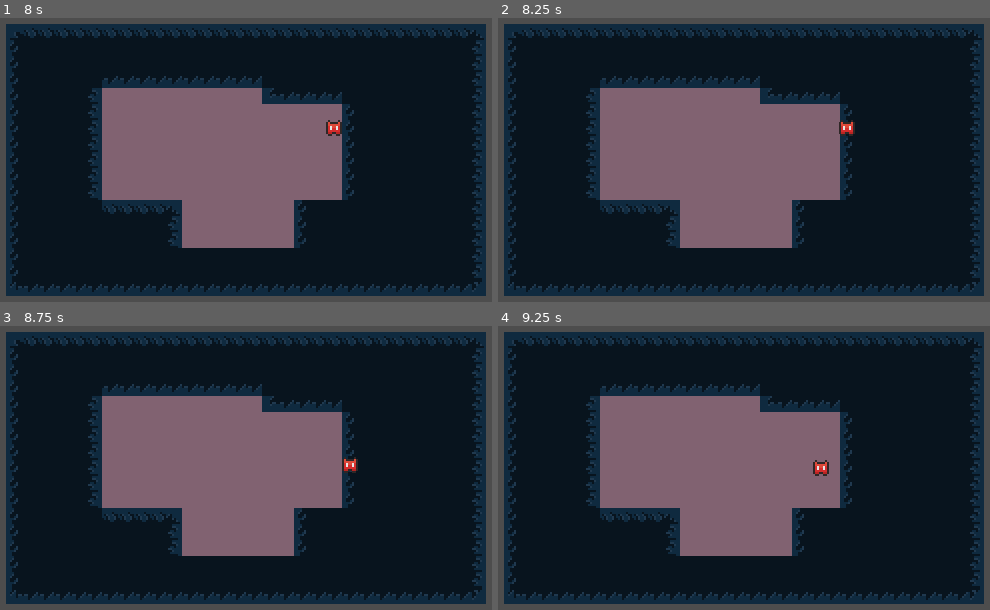
Above: before the commit, frames 1-4 (two rows, left to right).
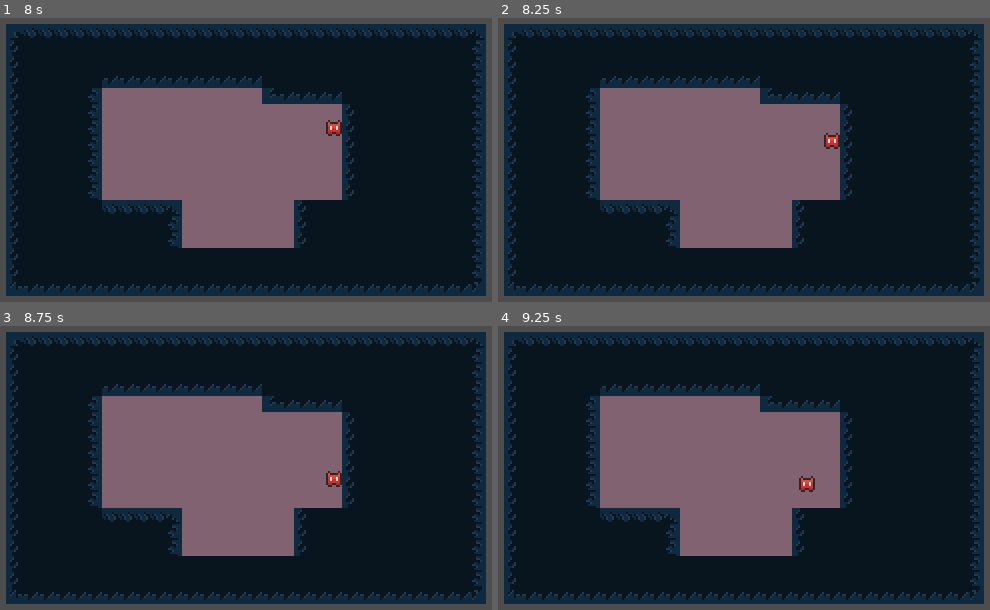
Above: after the commit, the same moments.

Repository: SandroMaglione/fukai
Game: Godot game, scene res://scenes/dungeon.tscn
The game is run twice, just before and just after one commit, with the same random seed, the same clock (stepped at 60 frames per second) and the same inputs.
Inputs:
- Up to frame 1 (8 s): tap Enter at 0.5 s; hold Right (move_right) 0.53-1.28 s; hold Down (move_down) 1.28-2.03 s; hold Right (move_right) 2.03-2.78 s; hold Up (move_up) 2.78-3.53 s; hold Left (move_left) 3.53-5.03 s; hold Down (move_down) 5.03-5.78 s; hold Right (move_right) 5.78-6.53 s; hold Up (move_up) 6.53-7.28 s; hold Right (move_right) from 7.28 s (still down)
- Up to frame 2 (8.25 s): release Right (move_right) at 8.03 s; hold Down (move_down) from 8.03 s (still down)
- Up to frame 3 (8.75 s): keep holding Down (move_down)
- Up to frame 4 (9.25 s): release Down (move_down) at 8.78 s; hold Left (move_left) from 8.78 s (still down)

Frame 1 is identical in both runs. In frame 2, 0.3% of the frame differs, in the area x 66-73%, y 35-47%; in frame 3, 0.3%; in frame 4, 0.3%.

Commit message:
tilemap player walls collision

Diff:
--- a/entities/player.tscn
+++ b/entities/player.tscn
@@ -18,8 +18,8 @@
 [node name="Player" type="Node2D"]
 script = ExtResource("1_gc0gy")
 
+[node name="GridMovement" parent="." node_paths=PackedStringArray("actor") instance=ExtResource("3_c41b5")]
+actor = NodePath("..")
+
 [node name="AnimatedSprite2D" type="AnimatedSprite2D" parent="."]
 sprite_frames = SubResource("SpriteFrames_x48ov")
-
-[node name="GridMovement" parent="." node_paths=PackedStringArray("actor") instance=ExtResource("3_c41b5")]
-actor = NodePath("..")
--- a/scripts/grid_movement.gd
+++ b/scripts/grid_movement.gd
@@ -1,9 +1,13 @@
-extends Node
+extends RayCast2D
 
 @export var actor: Node2D
 @export var speed: float = 0.25
 
 var moving_direction: Vector2 = Vector2.ZERO
+
+func _ready():
+	# Set movement direction as DOWN by default
+	self.target_position = Vector2.DOWN * Constants.TILE_SIZE
 
 func move(direction: Vector2) -> void:
 	if moving_direction.length() == 0 && direction.length() > 0:
@@ -13,10 +17,15 @@
 		elif direction.x > 0: movement = Vector2.RIGHT
 		elif direction.x < 0: movement = Vector2.LEFT
 
-		moving_direction = movement
+		self.target_position = movement * Constants.TILE_SIZE
+		self.force_raycast_update() # Update the `target_position` immediately
 
-		var new_position = actor.global_position + (moving_direction * Constants.TILE_SIZE)
+		# Allow movement only if no collision in next tile
+		if !self.is_colliding():
+			moving_direction = movement
 
-		var tween = create_tween()
-		tween.tween_property(actor, "position", new_position, speed).set_trans(Tween.TRANS_LINEAR)
-		tween.tween_callback(func(): moving_direction = Vector2.ZERO)
+			var new_position = actor.global_position + (moving_direction * Constants.TILE_SIZE)
+
+			var tween = create_tween()
+			tween.tween_property(actor, "position", new_position, speed).set_trans(Tween.TRANS_LINEAR)
+			tween.tween_callback(func(): moving_direction = Vector2.ZERO)
--- a/scripts/grid_movement.tscn
+++ b/scripts/grid_movement.tscn
@@ -2,5 +2,7 @@
 
 [ext_resource type="Script" path="res://scripts/grid_movement.gd" id="1_jkeb4"]
 
-[node name="GridMovement" type="Node"]
+[node name="GridMovement" type="RayCast2D"]
+target_position = Vector2(2.08165e-12, 8)
+collision_mask = 2
 script = ExtResource("1_jkeb4")
